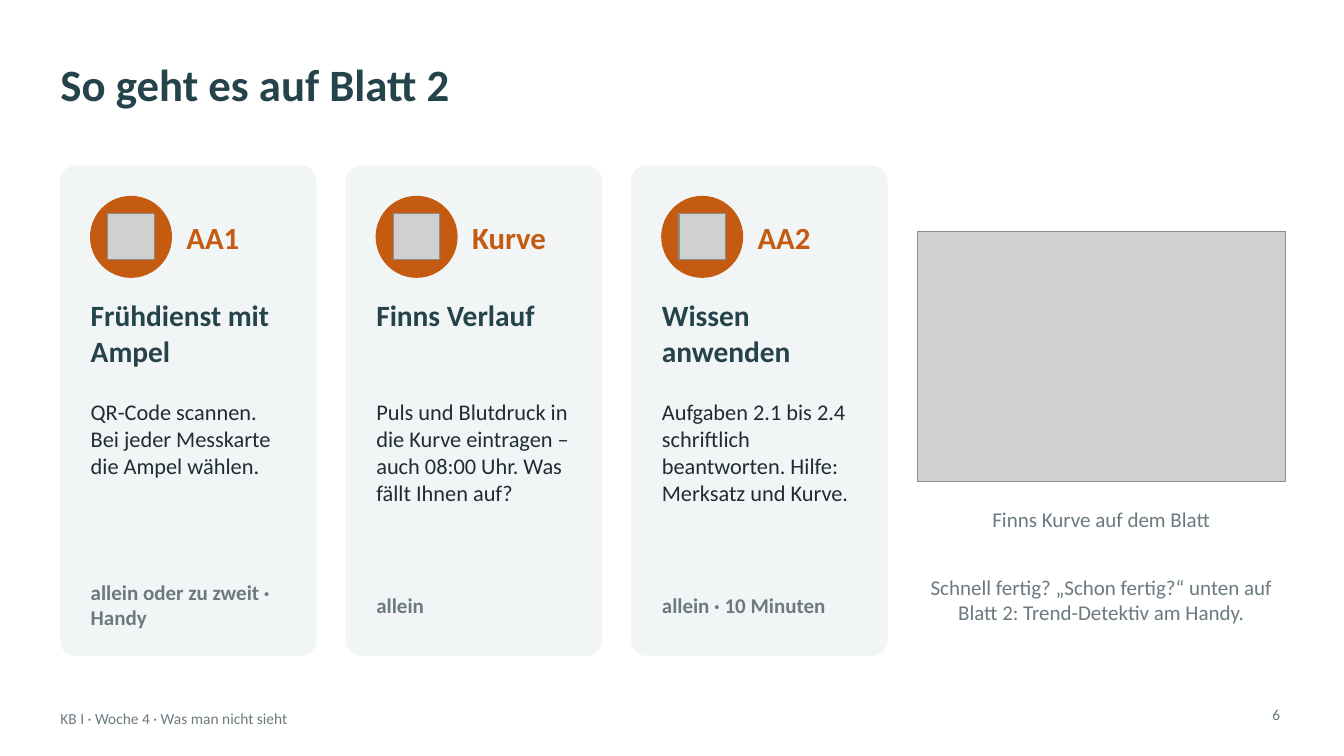
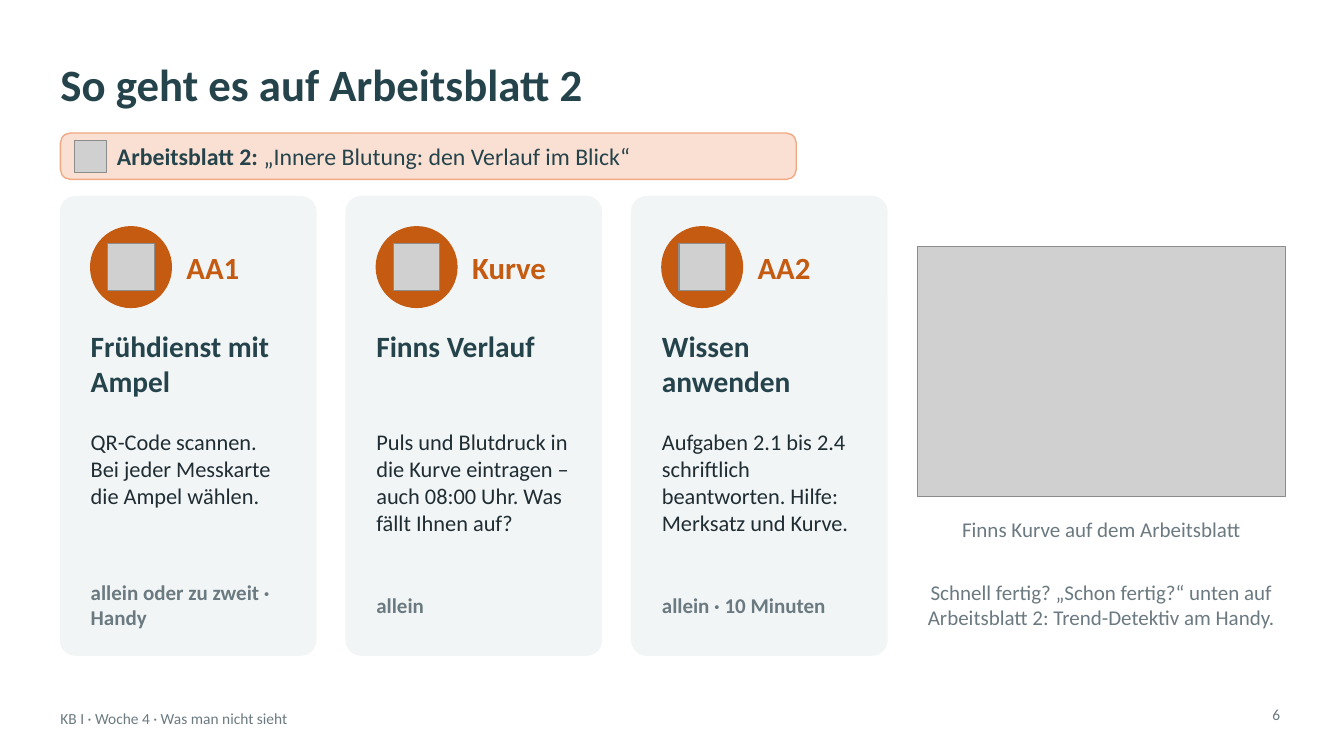
Before and after one commit to klawittersven-arch/3BFP2-kb1-notfall, a slide deck: slide 6 of arbeitsblatt/KB1_W4_Praesentation_2_Gelenkstelle_Innere_Blutung.pptx. Drawn at 1344x756 pixels with LibreOffice and Linux fonts; fonts in the diff are those of the drawing; grey boxes stand for pictures; background and template pictures are left out. Boxes give left, top, right and bottom in pixels: in the first picture for what was removed or moved away, otherwise in the second. Text is boxed around its words. In the diff, an @@ line names an element or a change of style, - is before the commit and + after.

```diff
--- a/arbeitsblatt/KB1_W4_Praesentation_2_Gelenkstelle_Innere_Blutung.pptx
+++ b/arbeitsblatt/KB1_W4_Praesentation_2_Gelenkstelle_Innere_Blutung.pptx
@@ title at [60, 69, 583, 109]: text changed @@
-So geht es auf Blatt 2
+So geht es auf Arbeitsblatt 2
@@ rounded rectangle added at [60, 133, 797, 179], fill #F1A983 at 35% opacity, outline #F1A983 1 pt @@
@@ picture added at [75, 140, 107, 172] @@
@@ text added at [117, 148, 630, 169], 17 pt, text #25434B @@
+Arbeitsblatt 2: „Innere Blutung: den Verlauf im Blick“
@@ rounded rectangle: place and size @@
-rounded rectangle at [60, 166, 316, 655]
+rounded rectangle at [60, 197, 316, 655]
@@ rounded rectangle: place and size @@
-rounded rectangle at [346, 166, 601, 655]
+rounded rectangle at [346, 197, 601, 655]
@@ rounded rectangle: place and size @@
-rounded rectangle at [632, 166, 887, 655]
+rounded rectangle at [632, 197, 887, 655]
@@ 6 texts, 3 pictures, 3 ellipses: place and size @@
-6 texts, 3 pictures, 3 ellipses at [91, 197, 811, 367]
+6 texts, 3 pictures, 3 ellipses at [91, 227, 811, 397]
@@ picture: place and size @@
-picture at [918, 232, 1286, 482]
+picture at [918, 247, 1286, 497]
@@ text "QR-Code scannen. Bei jeder Messkarte ...": place and size @@
-text "QR-Code scannen. Bei jeder Messkarte ..." at [91, 404, 270, 478]
+text "QR-Code scannen. Bei jeder Messkarte ..." at [91, 434, 270, 508]
@@ text "Puls und Blutdruck in die ...": place and size @@
-text "Puls und Blutdruck in die ..." at [376, 404, 568, 501]
+text "Puls und Blutdruck in die ..." at [376, 434, 568, 531]
@@ text "Aufgaben 2.1 bis 2.4 schriftlich ...": place and size @@
-text "Aufgaben 2.1 bis 2.4 schriftlich ..." at [662, 404, 849, 501]
+text "Aufgaben 2.1 bis 2.4 schriftlich ..." at [662, 434, 849, 531]
@@ text at [962, 522, 1240, 537]: text changed @@
-Finns Kurve auf dem Blatt
+Finns Kurve auf dem Arbeitsblatt
@@ text at [928, 585, 1275, 629]: text changed @@
-Schnell fertig? „Schon fertig?“ unten auf Blatt 2: Trend-Detektiv am Handy.
+Schnell fertig? „Schon fertig?“ unten auf Arbeitsblatt 2: Trend-Detektiv am Handy.
```
Also in this commit, not shown: 4 other slides changed, 3 other files.
